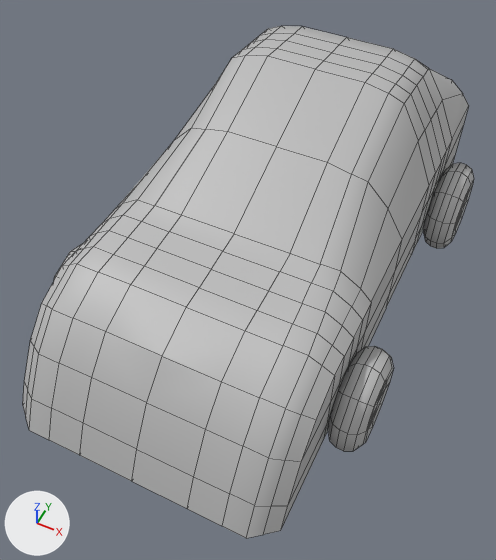
One commit to the FBX model FTMax/Assets/Models/OooweeCar.fbx: the scene before it, then after it.
The view is the same before and after, from a 50 mm camera at (0.024, -0.0549, 0.0585) aimed at (0.0002, -0.0073, -0.001). Arrows for +X, +Y and +Z are at lower left; the lights stay in place. Mesh edges are drawn as thin lines. Where no turn or scale is listed for an object, it has been applied to the vertices.

The first picture shows 'Car'.
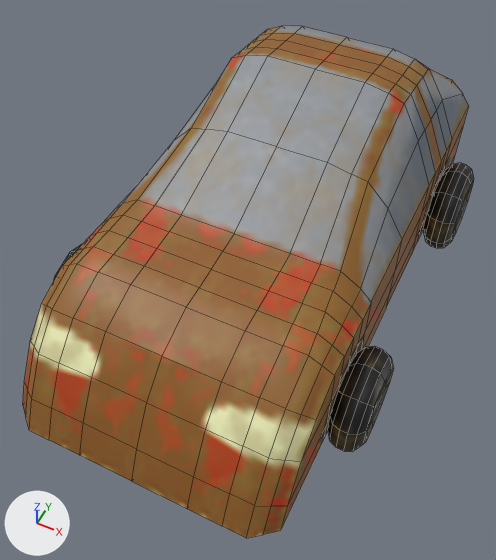
The newer file is also rescaled (x16.0), turned or shifted as a whole; pictures and numbers use the older file's frame.

What changed in the scene script:
```text
Add img_oooweecar_lambert1_albedotransparency_png:
    img_oooweecar_lambert1_albedotransparency_png = load_image('OooweeCar_lambert1_AlbedoTransparency.png', 'OooweeCar (1).fbm/OooweeCar_lambert1_AlbedoTransparency.png', 128, 128, 'sRGB')
Add mat_lambert2:
    mat_lambert2 = principled_material('lambert2')
    mat_lambert2.texture = img_oooweecar_lambert1_albedotransparency_png
Change me_mesh:
    where me_mesh.from_pydata(...)  # 636 vertices, 660 faces; spans x -0.0192..0.0192, y -0.0313..0.0313, z -0.013..0.013
    remove me_mesh.materials.append(mat_lambert1)  # grey #bcbcbc
    add me_mesh.materials.append(mat_lambert2)  # picture img_oooweecar_lambert1_albedotransparency_png
```

Where the change shows, as pixel boxes (x1, y1, x2, y2) in the pictures (496 x 560 px):
'Car', recoloured
    both: (23, 26, 474, 538)
